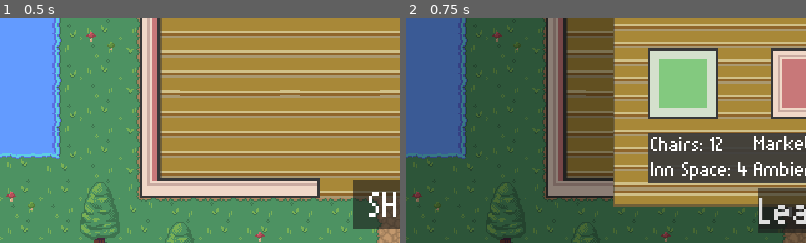
Above: before the commit, frames 1-2 (left to right).
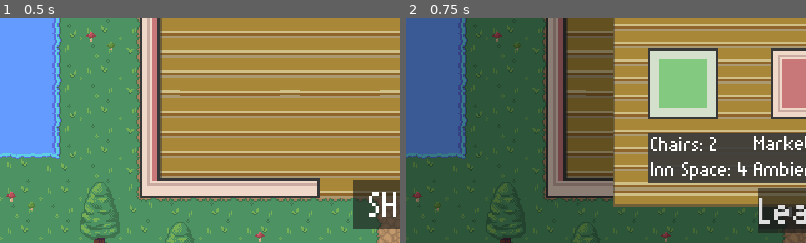
Above: after the commit, the same moments.

Repository: spencersmith24/CS315-Project3
Game: Godot game, scene res://Scenes/Scenes/main_2d.tscn
The game is run twice, just before and just after one commit, with the same random seed, the same clock (stepped at 60 frames per second) and the same inputs.
Inputs:
- Up to frame 1 (0.5 s): no input
- Up to frame 2 (0.75 s): click "SHOP" at 0.5 s
The pictures show only the part of the screen within x 0-50%, y 50-100%; the shares and areas given below are measured in that part.

Frame 1 is identical in both runs. In frame 2, 0.1% of the frame differs, in the area x 76-79%, y 52-60%.

Commit message:
add buying tables functionality

Diff:
--- a/galaxy-gas/Scripts/GameController.gd
+++ b/galaxy-gas/Scripts/GameController.gd
@@ -22,7 +22,7 @@
 @onready var GAME_SHOP := $Camera2D/UI/Shop
 
 # Upgrades
-@export var max_customers: int = 12
+@export var max_customers: int = 2
 @export var inn_capacity = 4
 @export var stay_chance: float = 2.5
 @export var inn_time_multiplier: float = 2
@@ -41,6 +41,7 @@
 
 # Called when the node enters the scene tree for the first time.
 func _ready() -> void:
+	$Tables/Table1.is_bought = true
 	pass
 
 # Called every frame. 'delta' is the elapsed time since the previous frame.
@@ -54,11 +55,11 @@
 		next_customer_needs_to_stay = false
 		if $CustomerSpawnTimer.is_stopped():
 			$CustomerSpawnTimer.start()
-	elif not has_available_table():
-		next_customer_needs_to_stay = true
-	elif has_available_room():
-		if $CustomerSpawnTimer.is_stopped():
-			$CustomerSpawnTimer.start()
+	else:
+		if has_available_room():
+			next_customer_needs_to_stay = true
+			if $CustomerSpawnTimer.is_stopped():
+				$CustomerSpawnTimer.start()
 
 # toggle shop
 func _on_shop_btn_pressed() -> void:
@@ -75,12 +76,15 @@
 		if random_value < stay_chance or next_customer_needs_to_stay:
 			Globals.customers_staying.append(new_customer)
 			new_customer.staying = true
+
 			pass
 	else:
 		Globals.customers_in_store.append(new_customer)
 	new_customer.global_position = Vector2(0, 500)
 	new_customer.stay_time = stay_time
 	$Customers.add_child(new_customer)
+	if new_customer.staying == true:
+		new_customer.find_room()
 
 # Change floors
 func _on_change_floors_pressed() -> void:
@@ -92,13 +96,14 @@
 
 func has_available_table():
 	for table in $Tables.get_children():
-		if not table.is_full():
-			return true
+		if table.is_bought:
+			if not table.is_full():
+				return true
 	return false
 
 func has_available_room():
 	for room in $Rooms.get_children():
-		if not room.size == room.num_occupants:
+		if room.size > room.num_occupants:
 			return true
 	return false
 
@@ -108,7 +113,7 @@
 
 func _on_stairs_body_entered(body):
 	if body.staying:
-		body.find_room()
+		body.position = body.room.global_position
 		body.nav.set_target_position(body.room.position)
 
 func upgrade_marketing():
--- a/galaxy-gas/Scripts/customer_reg.gd
+++ b/galaxy-gas/Scripts/customer_reg.gd
@@ -112,38 +112,39 @@
 	var rand_table
 	while not chair:
 		rand_table = tables[rng.randi_range(0, tables.size() - 1)]
-		# UN-UPGRADED TABLED
-		if not rand_table.is_upgraded:
-			if not rand_table.is_full():
-				for table_chair in rand_table.small_chairs:
-					if table_chair.is_taken == false:
-						chair = table_chair
-						chair.is_taken = true
-						chair.customer_at_chair = self
-						break
+
+		if rand_table.is_bought:
+			# UN-UPGRADED TABLE
+			if not rand_table.is_upgraded:
+				if not rand_table.is_full():
+					for table_chair in rand_table.small_chairs:
+						if table_chair.is_taken == false:
+							chair = table_chair
+							chair.is_taken = true
+							chair.customer_at_chair = self
+							break
+				else:
+					continue
+			# UPGRADED TABLES
 			else:
-				continue
-		# UPGRADED TABLES
+				if not rand_table.is_full():
+					for table_chair in rand_table.big_chairs:
+						if table_chair.is_taken == false:
+							chair = table_chair
+							chair.is_taken = true
+							chair.customer_at_chair = self
+							break
+				else:
+					continue
 		else:
-			if not rand_table.is_full():
-				for table_chair in rand_table.big_chairs:
-					if table_chair.is_taken == false:
-						chair = table_chair
-						chair.is_taken = true
-						chair.customer_at_chair = self
-						break
-			else:
-				continue
+			continue
 
 func find_room():
-	var rand_room
 	while not room:
-		rand_room = rooms[rng.randi_range(0, rooms.size() - 1)]
 		for bed_room in rooms:
 			if not bed_room.is_full():
 				bed_room.num_occupants += 1
 				room = bed_room
-				position = room.global_position
 				break
 			else:
 				continue
--- a/galaxy-gas/Scripts/shop.gd
+++ b/galaxy-gas/Scripts/shop.gd
@@ -6,8 +6,10 @@
 
 # Upgrade variables
 
-@export var table_upgrade_cost = 100
-@export var table_upgrade_cost_multiplier = 1.8
+@export var table_upgrade_cost = 1000
+@export var new_table_cost = 100
+@export var table_upgrade_cost_multiplier = 1.4
+@export var new_table_cost_multiplier = 2
 
 @export var inn_capacity_upgrade_cost = 500
 @export var inn_capacity_upgrade_cost_multiplier = 2.0
@@ -18,6 +20,8 @@
 @export var ambience_upgrade_cost = 100
 @export var ambience_upgrade_cost_multiplier = 3
 
+var tables_bought = 1
+
 var tables_upgraded = 0
 var rooms_upgraded = 0
 
@@ -27,7 +31,7 @@
 	process_mode = PROCESS_MODE_DISABLED
 
 	# tables/chairs
-	$"Upgrades/TablesButton/TablesButton/Price".text = "$" + str(table_upgrade_cost)
+	$"Upgrades/TablesButton/TablesButton/Price".text = "$" + str(new_table_cost)
 	$Stats/Chairs.text = "Chairs: " + str(root_node.max_customers)
 
 	# inn
@@ -67,7 +71,20 @@
 		process_mode = PROCESS_MODE_INHERIT
 
 func _on_tables_button_pressed():
-	if Globals.money_amt >= table_upgrade_cost:
+	if Globals.money_amt >= new_table_cost:
+		for table in tables:
+			if table.is_bought == false:
+				table.buy_table()
+				Globals.money_amt -= new_table_cost
+				new_table_cost *= new_table_cost_multiplier
+				new_table_cost = int(new_table_cost + .5)
+				tables_bought += 1
+				$Stats/Chairs.text = "Chairs: " + str(root_node.max_customers)
+				$"Upgrades/TablesButton/TablesButton/Price".text = "$" + str(new_table_cost)
+				if tables_bought == 6:
+					$"Upgrades/TablesButton/TablesButton/Price".text = "$" + str(table_upgrade_cost)
+				return
+
 		Globals.money_amt -= table_upgrade_cost
 		table_upgrade_cost *= table_upgrade_cost_multiplier
 		table_upgrade_cost = int(table_upgrade_cost + .5)
--- a/galaxy-gas/Scripts/table.gd
+++ b/galaxy-gas/Scripts/table.gd
@@ -1,11 +1,18 @@
 extends Node2D
 
 var is_upgraded = false
+var is_bought = false
 
 @onready var small_chairs = $Small/Chairs.get_children()
 @onready var big_chairs = $Large/topChairs.get_children() + ($Large/botChairs.get_children())
 
 #var is_upgrading = false
+
+func buy_table():
+	self.process_mode = Node.PROCESS_MODE_INHERIT
+	visible = true
+	is_bought = true
+	$"../..".max_customers += 2
 
 func upgrade_table():
 
